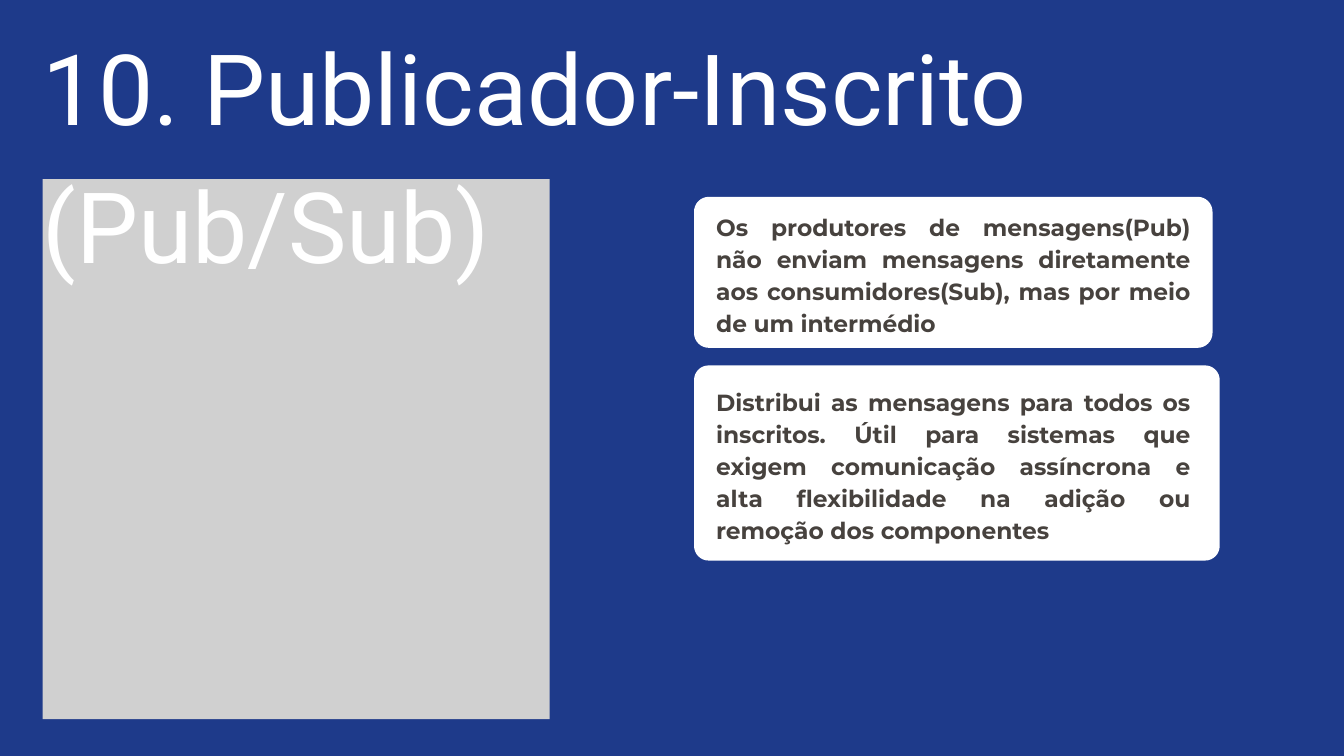
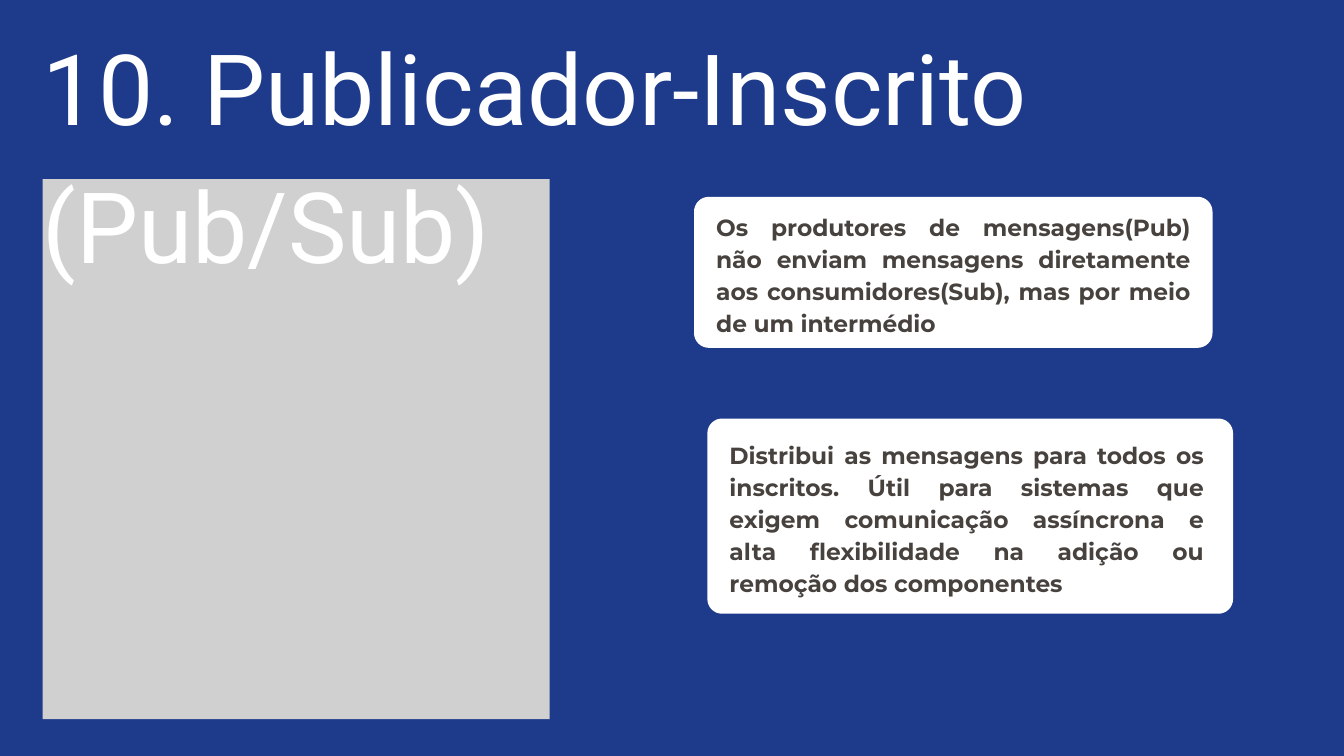
Before and after one commit to Liche008/Eng-Soft2-Grupo2, a slide deck: slide 15 of Apresentacao.pptx. Drawn at 1344x756 pixels with LibreOffice and Linux fonts; fonts in the diff are those of the drawing; grey boxes stand for pictures. Boxes give left, top, right and bottom in pixels: in the first picture for what was removed or moved away, otherwise in the second. Text is boxed around its words. In the diff, an @@ line names an element or a change of style, - is before the commit and + after.

```diff
--- a/Apresentacao.pptx
+++ b/Apresentacao.pptx
@@ freeform shape: place and size @@
-freeform shape at [694,366,1220,560]
+freeform shape at [708,419,1233,614]
@@ text "Distribui as mensagens para todos ...": place and size @@
-text "Distribui as mensagens para todos ..." at [716,392,1191,545]
+text "Distribui as mensagens para todos ..." at [729,445,1204,598]
```
Also in this commit, not shown: 4 other slides changed.
